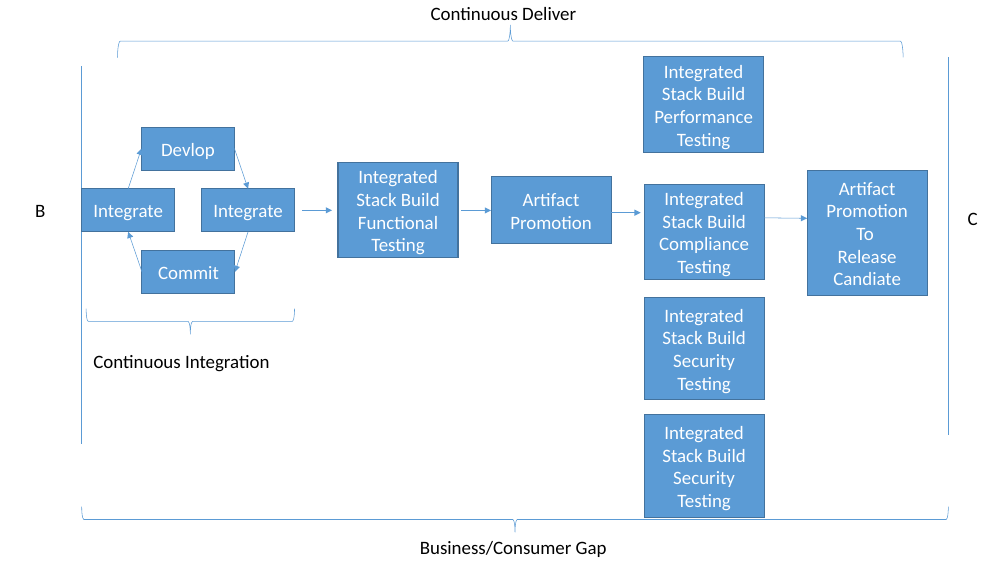
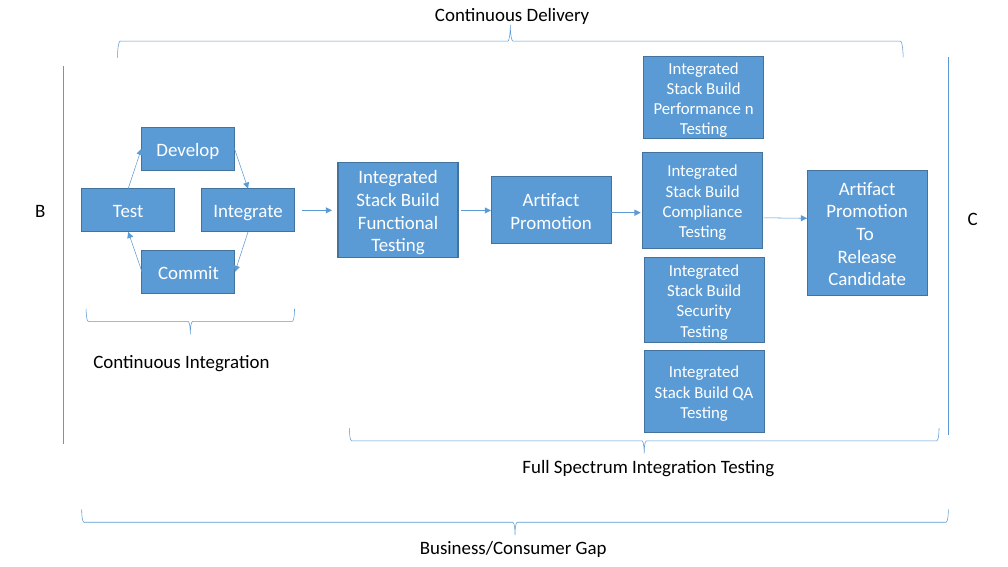
Before and after one commit to cowboy-cod3r/poc-app, a slide deck: slide 1 of cd-diagram.pptx. Drawn at 1008x567 pixels with LibreOffice and Linux fonts; fonts in the diff are those of the drawing. Boxes give left, top, right and bottom in pixels: in the first picture for what was removed or moved away, otherwise in the second. Text is boxed around its words. In the diff, an @@ line names an element or a change of style, - is before the commit and + after.

Commit message:
corrected some grammar issues

```diff
--- a/cd-diagram.pptx
+++ b/cd-diagram.pptx
@@ text at [435,8,590,26]: text changed @@
-Continuous Deliver
+Continuous Delivery
@@ rectangle "Integrated Stack Build": place and size @@
-rectangle "Integrated Stack Build" at [644,57,764,152]
+rectangle "Integrated Stack Build" at [644,57,764,138]
@@ line moved from (82, 67) - (82, 445) to (63, 66) - (63, 444) @@
@@ text in rectangle at [667,62,740,94]: size 18 to 16 pt in "Integrated Stack Build" @@
@@ text in rectangle at [654,102,754,139]: text changed; size 18 to 16 pt @@
-PerformanceTesting
+Performance n Testing
@@ text in rectangle at [156,143,219,159]: text changed @@
-Devlop
+Develop
@@ rectangle "Integrated Stack Build": place and size @@
-rectangle "Integrated Stack Build" at [644,185,765,280]
+rectangle "Integrated Stack Build" at [643,153,763,248]
@@ rectangle "Integrated Stack Build" at [643,153,763,248]: size 18 to 16 pt @@
@@ text in rectangle at [113,205,143,217]: text changed @@
-Integrate
+Test
@@ rectangle "Integrated Stack Build Security Testing" at [644,258,765,343]: size 18 to 16 pt @@
@@ rectangle "Integrated Stack Build Security Testing": place and size @@
-rectangle "Integrated Stack Build Security Testing" at [644,298,765,401]
+rectangle "Integrated Stack Build Security Testing" at [644,258,765,343]
@@ text in rectangle at [828,250,906,285]: text changed @@
-Release Candiate
+Release Candidate
@@ rectangle "Integrated Stack Build QA Testing": place and size @@
-rectangle "Integrated Stack Build QA Testing" at [644,415,765,518]
+rectangle "Integrated Stack Build QA Testing" at [644,350,765,433]
@@ text in rectangle at [655,365,753,421]: text changed; size 18 to 16 pt @@
-Integrated Stack Build Security Testing
+Integrated Stack Build QA Testing
@@ left brace added at [349,428,939,454], outline #5B9BD5 0.5 pt @@
@@ text added at [522,460,774,477], 18 pt, text #000000 @@
+Full Spectrum Integration Testing
```
